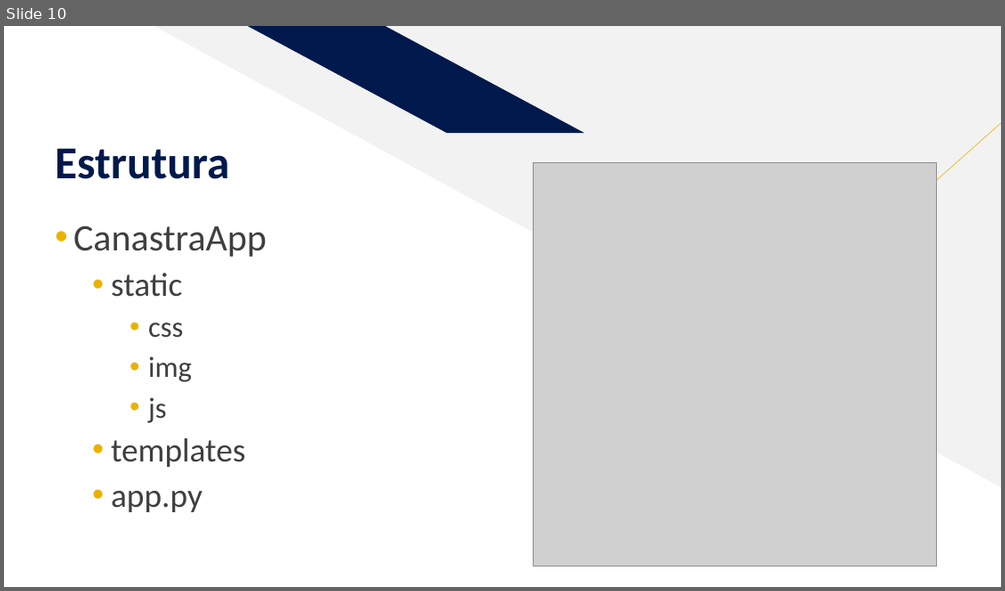
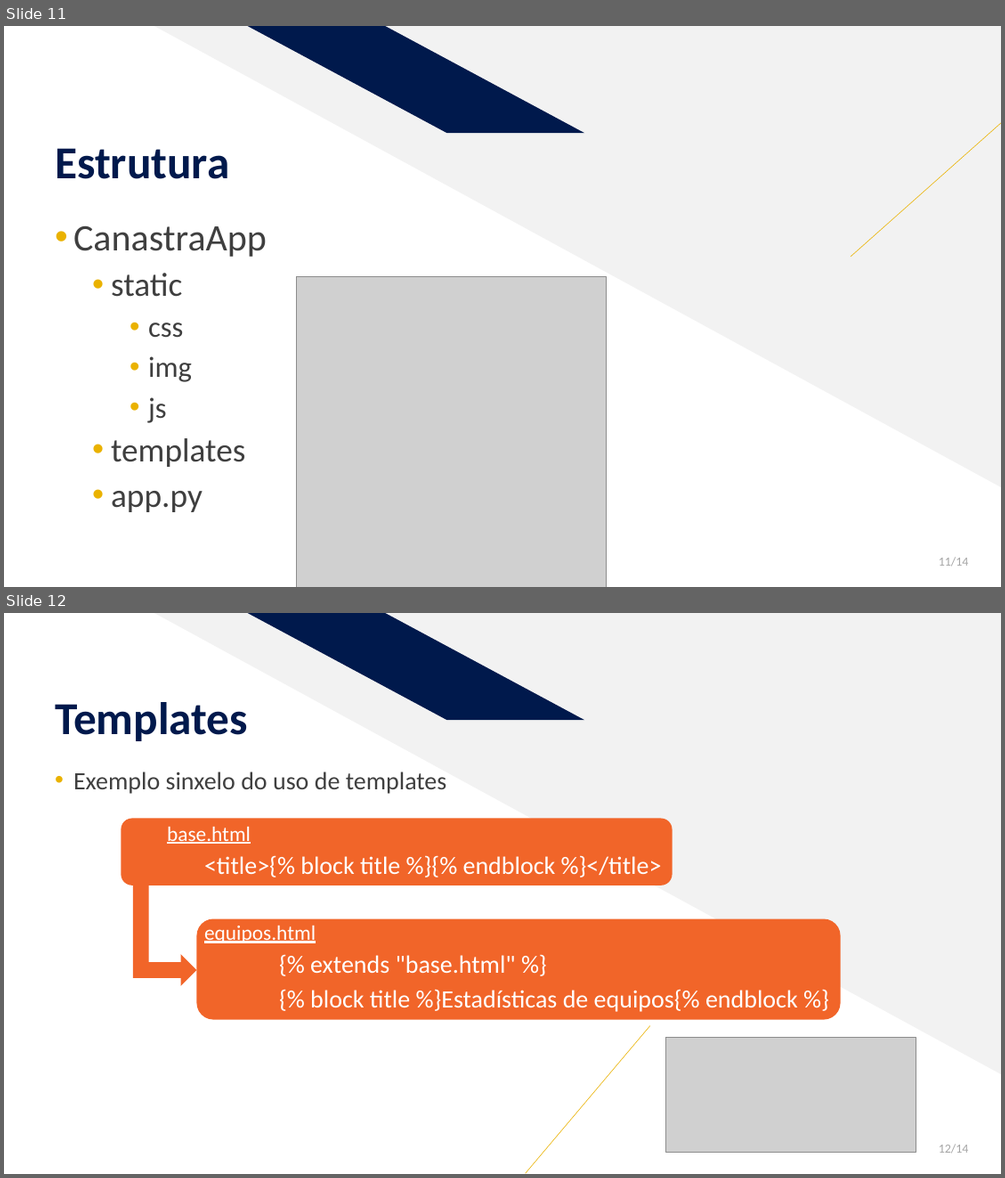
Before and after one commit to dbb-01/CanastraApp, a slide deck: Proxecto.pptx. Shown one above the other, each under a label of ours: slide 10 before the commit, slides 11 and 12 after it. The pictures are 1005x591 and 1005x1178 pixels, drawn with LibreOffice and Linux fonts; fonts in the diff are those of the drawing; grey boxes stand for pictures. Boxes give left, top, right and bottom in pixels: in the first picture for what was removed or moved away, otherwise in the second. Text is boxed around its words. In the diff, an @@ line names an element or a change of style, - is before the commit and + after.

```diff
--- a/Proxecto.pptx
+++ b/Proxecto.pptx
@@ slide 12 added at <box>4,613,1001,1174</box>, background #FFFFFF; not listed: 2 template elements that a slide beside it also shows @@
@@ title added at <box>55,702,248,741</box>, 44 pt, text #00194C, bold @@
+Templates
@@ text added at <box>73,771,798,1012</box>, 24 pt, text #FFFFFF @@
+• Exemplo sinxelo do uso de templates
+  base.html
+<title>{% block title %}{% endblock %}</title>
+equipos.html
+{% extends "base.html" %}
+{% block title %}Estadísticas de equipos{% endblock %}
@@ rounded rectangle added at <box>121,818,672,885</box>, fill #F16529 @@
@@ bent up arrow added at <box>133,880,196,986</box>, fill #F16529 @@
@@ rounded rectangle added at <box>197,919,841,1020</box>, fill #F16529 @@
@@ line added from (526, 1173) to (650, 1026), #EAB200 0.5 pt @@
@@ picture added at <box>666,1037,915,1151</box> @@
@@ page number added at <box>938,1143,969,1152</box>, 12 pt, text #A5A5A5 @@
+12/14
@@ what was slide 10 is now slide 11 @@
@@ slide 11 changed as well @@
@@ picture removed at <box>533,162,937,566</box> @@
@@ picture added at <box>297,277,606,587</box> @@
@@ page number added at <box>938,556,969,565</box>, 12 pt, text #A5A5A5 @@
+11/14
```
Also in this commit, not shown: 11 other slides changed, 1 other slide added, 1 slide removed.
